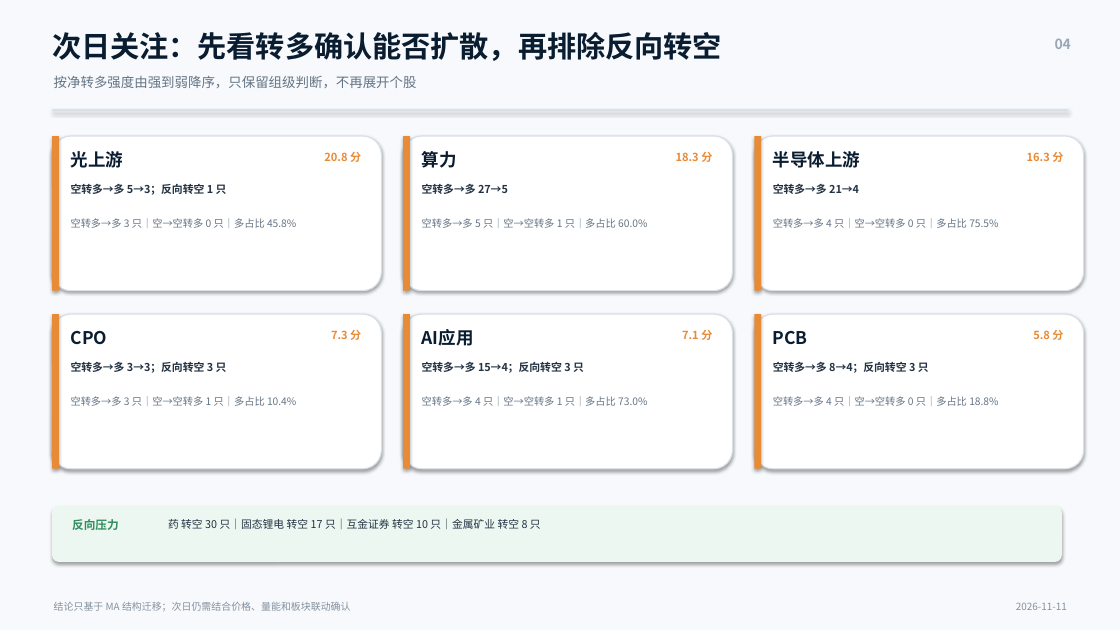
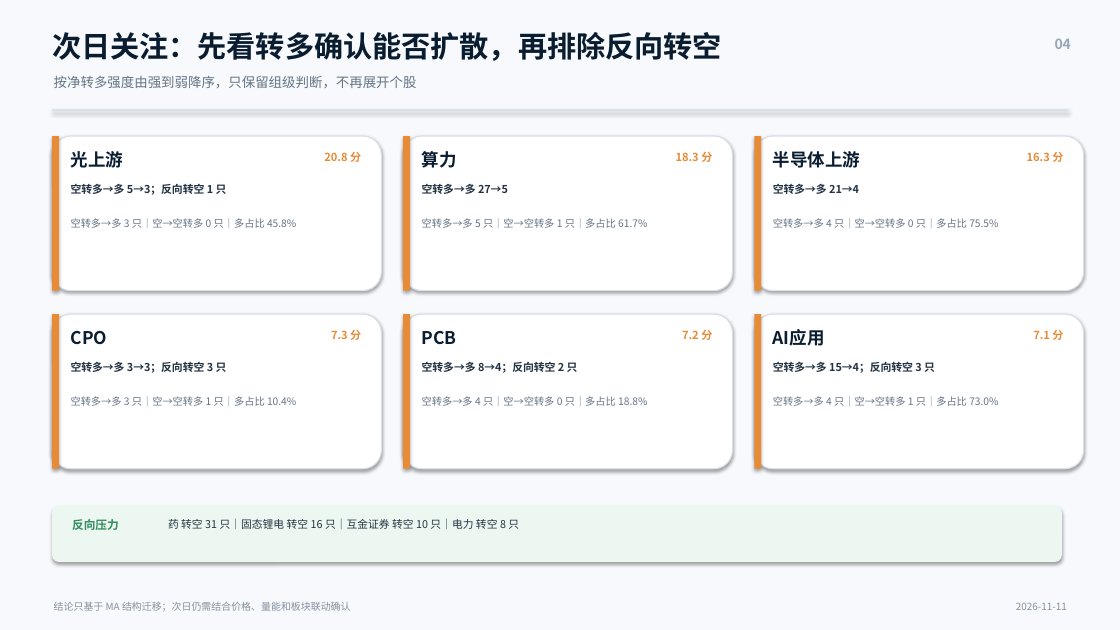
Before and after one commit to nancybhc/a-share-blast-lab, a slide deck: slide 4 of assets/多空阶段简报_2026-11-11.pptx. Drawn at 1120x630 pixels with LibreOffice and Linux fonts; fonts in the diff are those of the drawing. Boxes give left, top, right and bottom in pixels: in the first picture for what was removed or moved away, otherwise in the second. Text is boxed around its words. In the diff, an @@ line names an element or a change of style, - is before the commit and + after.

```diff
--- a/assets/多空阶段简报_2026-11-11.pptx
+++ b/assets/多空阶段简报_2026-11-11.pptx
@@ text at [422, 218, 647, 228]: text changed @@
-空转多→多 5 只｜空→空转多 1 只｜多占比 60.0%
+空转多→多 5 只｜空→空转多 1 只｜多占比 61.7%
@@ text at [773, 329, 825, 346]: text changed @@
-PCB
+AI应用
@@ text at [422, 331, 457, 345]: text changed @@
-AI应用
+PCB
@@ text at [1033, 330, 1063, 340]: text changed @@
-5.8 分
+7.1 分
@@ text at [422, 362, 578, 373]: text changed @@
-空转多→多 15→4；反向转空 3 只
+空转多→多 8→4；反向转空 2 只
@@ text at [773, 361, 935, 373]: text changed @@
-空转多→多 8→4；反向转空 3 只
+空转多→多 15→4；反向转空 3 只
@@ text at [422, 396, 647, 406]: text changed @@
-空转多→多 4 只｜空→空转多 1 只｜多占比 73.0%
+空转多→多 4 只｜空→空转多 0 只｜多占比 18.8%
@@ text at [773, 396, 998, 406]: text changed @@
-空转多→多 4 只｜空→空转多 0 只｜多占比 18.8%
+空转多→多 4 只｜空→空转多 1 只｜多占比 73.0%
@@ text at [168, 518, 519, 529]: text changed @@
-药 转空 30 只｜固态锂电 转空 17 只｜互金证券 转空 10 只｜金属矿业 转空 8 只
+药 转空 31 只｜固态锂电 转空 16 只｜互金证券 转空 10 只｜电力 转空 8 只
```
Also in this commit, not shown: 3 other slides changed, 22 other files.
